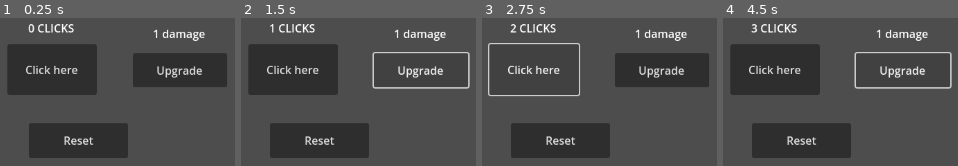
Above: before the commit, frames 1-4 (left to right).
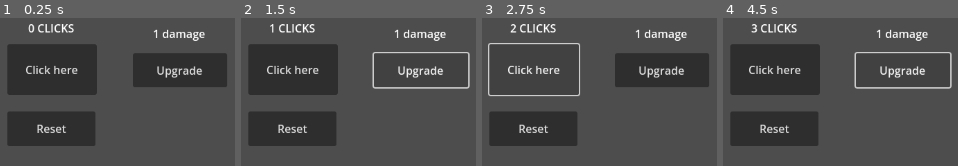
Above: after the commit, the same moments.

Repository: Bokeher/GodotGame
Game: Godot game, scene res://Main.tscn
The game is run twice, just before and just after one commit, with the same random seed, the same clock (stepped at 60 frames per second) and the same inputs.
Inputs:
- Up to frame 1 (0.25 s): no input
- Up to frame 2 (1.5 s): click "Click here" at 0.5 s; click "Upgrade" at 1.25 s
- Up to frame 3 (2.75 s): click "Click here" at 2 s
- Up to frame 4 (4.5 s): click "Upgrade" at 2.75 s; click "Click here" at 3.5 s; click "Upgrade" at 4.25 s

The runs differ from the first frame. In frame 1, 11% of the frame differs, in the area x 3-55%, y 63-95%; in frame 2, 11%; in frame 3, 11%; in frame 4, 11%.

Commit message:
Change pos of reset

Diff:
--- a/Main.tscn
+++ b/Main.tscn
@@ -30,10 +30,9 @@
 script = ExtResource("2_wu7dc")
 
 [node name="Reset" type="Button" parent="Main"]
-offset_left = 31.0
-offset_top = 159.0
-offset_right = 174.0
-offset_bottom = 209.0
+offset_top = 142.0
+offset_right = 127.0
+offset_bottom = 192.0
 text = "Reset"
 script = ExtResource("4_mll1s")
 
--- a/Reset.gd
+++ b/Reset.gd
@@ -1,6 +1,4 @@
 extends Button
-
-
 
 func _pressed():
 	Global.clicks = 0
